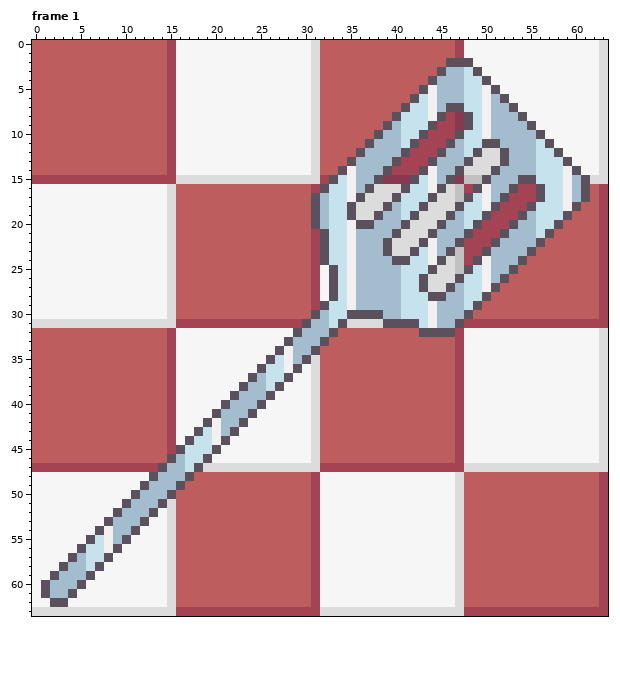
Animated GIF sprite -- 2020-11/03/Spatula.gif. The picture above was drawn from the file before the commit.
The file is 128x128 pixels, drawn in blocks of 2x2; one block is one cell here. Shown: frame 1. The commit also changed other frames, which this record leaves out.
The result:
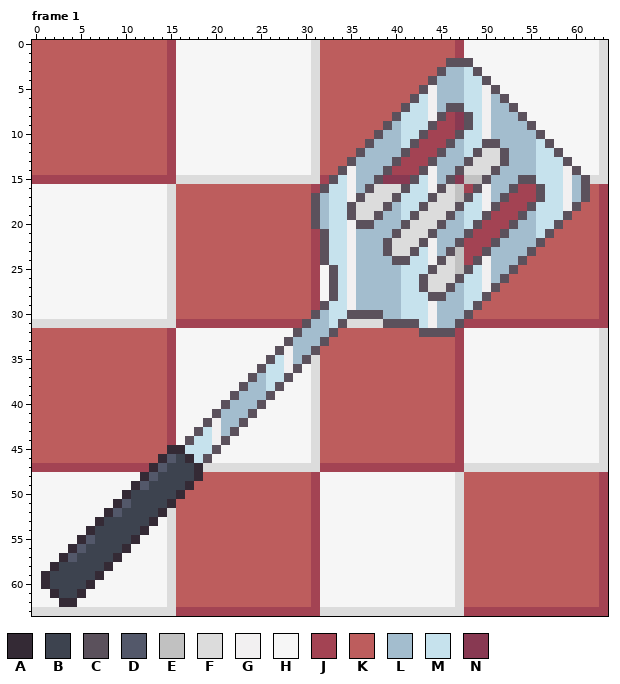
Palette (. is transparent): A #342a35  B #3d434f  C #5b515c  D #53586a  E #c1c1c1  F #dcdcdc  G #f2f0f1  H #f6f6f6  J #a34353  K #bd5d5d  L #a3bdce  M #c6e2ed  N #883952
Changes in this commit:
--- frame 1
@@ x 0..20 @@
 44 KKKKKKKKKKKKKKKJHCMMG
-45 KKKKKKKKKKKKKKKJCMMMC
-46 KKKKKKKKKKKKKKKCLMMCH
-47 JJJJJJJJJJJJJJCLLMCFF
-48 HHHHHHHHHHHHHCLLLCKKK
-49 HHHHHHHHHHHHCLLLCKKKK
-50 HHHHHHHHHHHCLLLCKKKKK
-51 HHHHHHHHHHCLLLCFKKKKK
-52 HHHHHHHHHCLLLCHFKKKKK
-53 HHHHHHHHCLLLCHHFKKKKK
-54 HHHHHHHCGLLCHHHFKKKKK
-55 HHHHHHCMGLCHHHHFKKKKK
-56 HHHHHCMMGCHHHHHFKKKKK
-57 HHHHCLMMCHHHHHHFKKKKK
-58 HHHCLLMCHHHHHHHFKKKKK
-59 HHCLLLCHHHHHHHHFKKKKK
-60 HCLLLCHHHHHHHHHFKKKKK
-61 HCLLCHHHHHHHHHHFKKKKK
-62 HHCCHHHHHHHHHHHFKKKKK
+45 KKKKKKKKKKKKKKKAAMMMC
+46 KKKKKKKKKKKKKKADBAMCH
+47 JJJJJJJJJJJJJADBBBAFF
+48 HHHHHHHHHHHHADBBBBAKK
+49 HHHHHHHHHHHADBBBBAKKK
+50 HHHHHHHHHHABBBBBAKKKK
+51 HHHHHHHHHADBBBBAKKKKK
+52 HHHHHHHHADBBBBAFKKKKK
+53 HHHHHHHABBBBBAHFKKKKK
+54 HHHHHHABBBBBAHHFKKKKK
+55 HHHHHADBBBBAHHHFKKKKK
+56 HHHHADBBBBAHHHHFKKKKK
+57 HHHADBBBBAHHHHHFKKKKK
+58 HHABBBBBAHHHHHHFKKKKK
+59 HABBBBBAHHHHHHHFKKKKK
+60 HABBBBAHHHHHHHHFKKKKK
+61 HHABBAHHHHHHHHHFKKKKK
+62 HHHAAHHHHHHHHHHFKKKKK
 63 FFFFFFFFFFFFFFFFJJJJJ
Where, in picture pixels (left, top, right, bottom), the same in both pictures:
changed: (41, 445, 203, 607)
